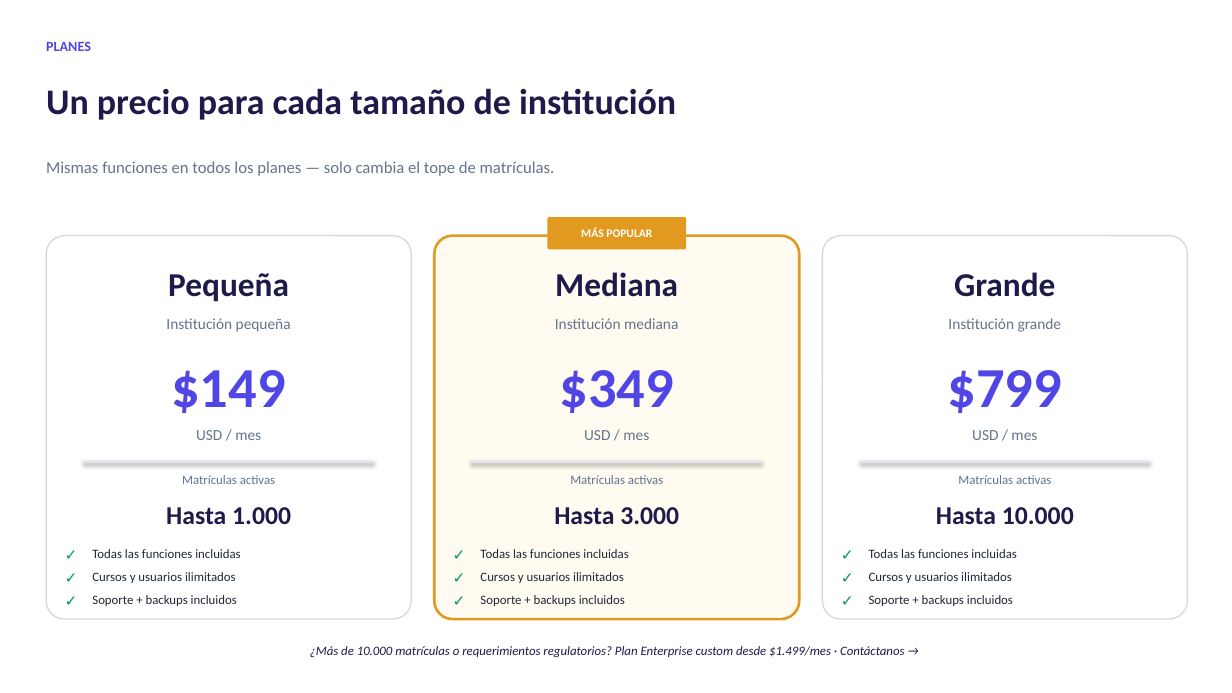
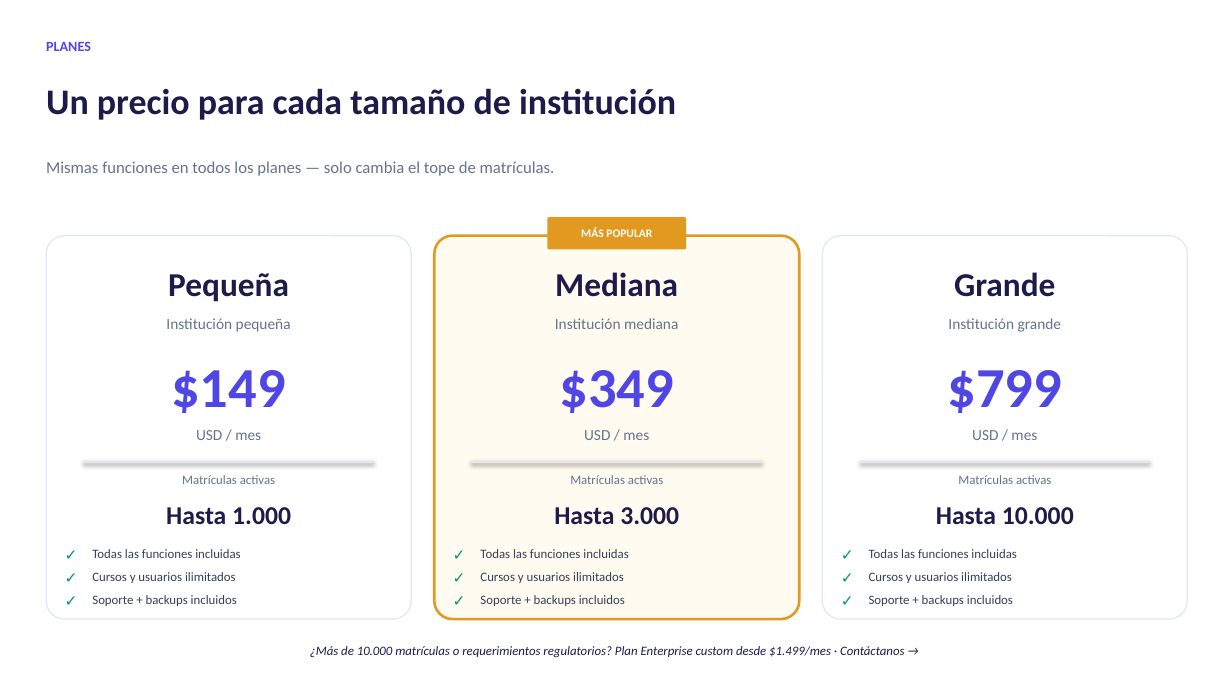
Before and after one commit to AndresDFX/examlab, a slide deck: slide 4 of docs/demos/presentacion/ExamLab-Presentacion-Comercial-v3.pptx. Drawn at 1232x693 pixels with LibreOffice and Linux fonts; fonts in the diff are those of the drawing. Boxes give left, top, right and bottom in pixels: in the first picture for what was removed or moved away, otherwise in the second. Text is boxed around its words. In the diff, an @@ line names an element or a change of style, - is before the commit and + after.

```diff
--- a/docs/demos/presentacion/ExamLab-Presentacion-Comercial-v3.pptx
+++ b/docs/demos/presentacion/ExamLab-Presentacion-Comercial-v3.pptx
@@ rounded rectangle at [46, 236, 411, 619]: outline #D0D9E1 1 pt to #E2E8F0 1 pt @@
@@ rounded rectangle at [823, 236, 1188, 619]: outline #D0D9E1 1 pt to #E2E8F0 1 pt @@
@@ text colour #1F2937 to #334155 in 9 elements at [92, 549, 240, 558], [92, 572, 236, 583], [92, 595, 237, 606], [480, 549, 628, 558], [480, 572, 624, 583], [480, 595, 625, 606], [869, 549, 1016, 558], [869, 572, 1012, 583], [869, 595, 1013, 606] @@
```
Also in this commit, not shown: 9 other slides changed, 5 other files.
